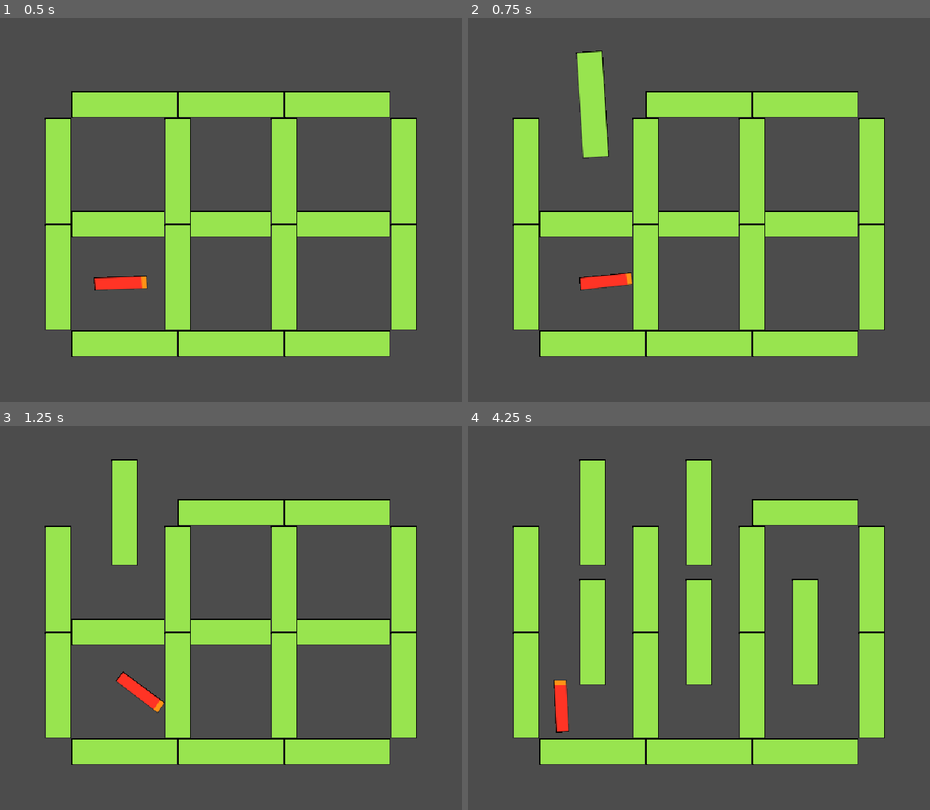
Above: before the commit, frames 1-4 (two rows, left to right).
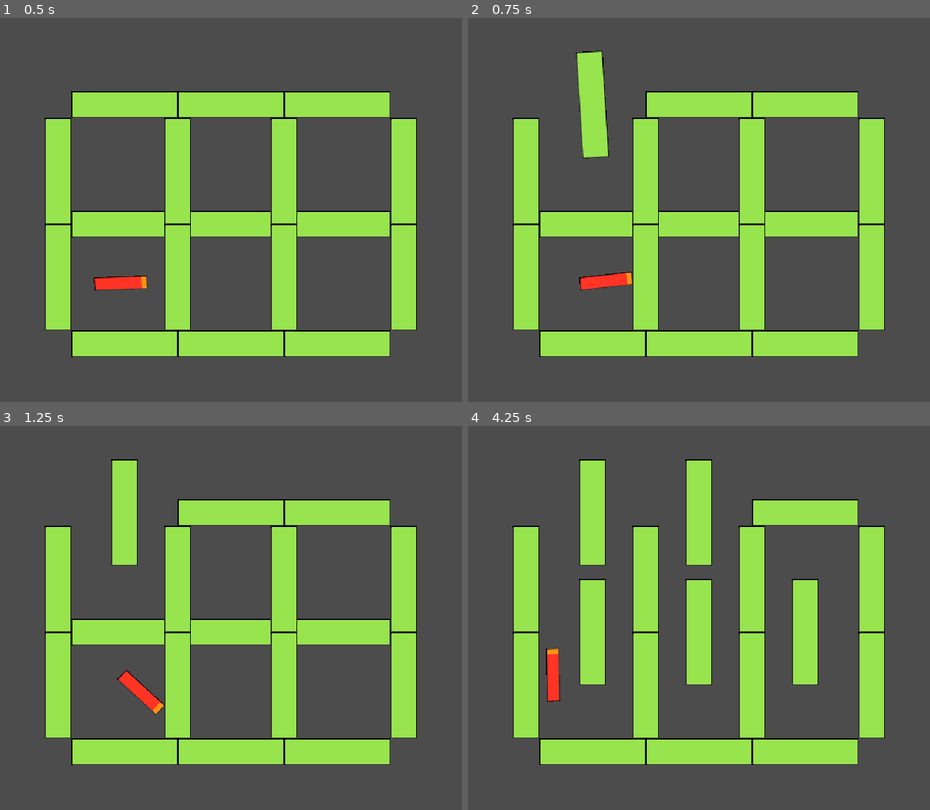
Above: after the commit, the same moments.

Repository: bigbrozer/BugsOut-GameOff2021
Game: Godot game, scene res://tests/test_bug_colision.tscn
The game is run twice, just before and just after one commit, with the same random seed, the same clock (stepped at 60 frames per second) and the same inputs. The project has no main scene, so this scene is started directly.
Inputs (mouse positions are in pixels of both pictures, inside the frame that each line leads up to):
- Up to frame 1 (0.5 s): no input
- Up to frame 2 (0.75 s): move the mouse to (592, 102) at 0.52 s; click (592, 102) at 0.67 s
- Up to frame 3 (1.25 s): no input
- Up to frame 4 (4.25 s): move the mouse to (699, 510) at 1.27 s; click (699, 510) at 1.42 s; move the mouse to (592, 633) at 2.02 s; click (592, 633) at 2.17 s; move the mouse to (699, 633) at 2.77 s; click (699, 633) at 2.92 s; move the mouse to (805, 633) at 3.52 s; click (805, 633) at 3.67 s

Frame 1 is identical in both runs. In frame 2, less than 0.1% of the frame differs, in the area x 24-36%, y 66-68%; in frame 3, 0.2%; in frame 4, 0.7%, in the area x 16-22%, y 57-80%.

Commit message:
feat(bug): choose random direction on head collisions

Diff:
--- a/resources/bug/bug.gd
+++ b/resources/bug/bug.gd
@@ -29,9 +29,13 @@
         steering = steering.slide(normal)
 
         if part.name == "HeadCollision":
-            aim = steering.bounce(normal)
+            if randi() % 10 <= 4:
+                aim = steering.bounce(normal)
+            else:
+                aim = steering.bounce(-normal)
 
-        move_and_collide(steering * delta)
+        # warning-ignore:return_value_discarded
+        move_and_slide(steering * delta)
 
 #-------------------------------------------------------------------------------
 # Instance methods
